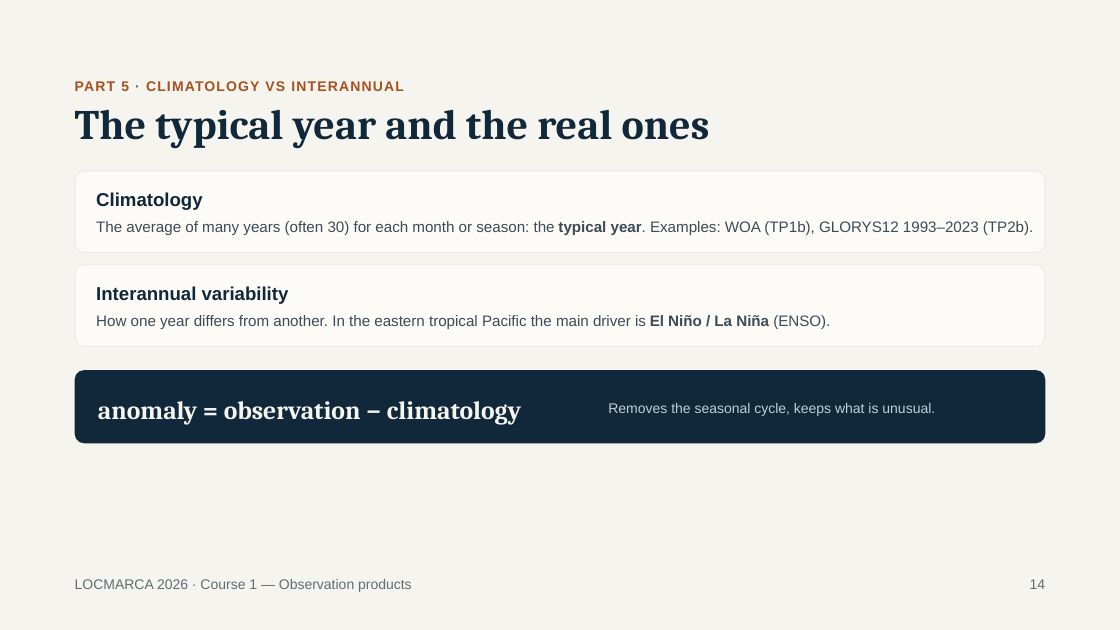
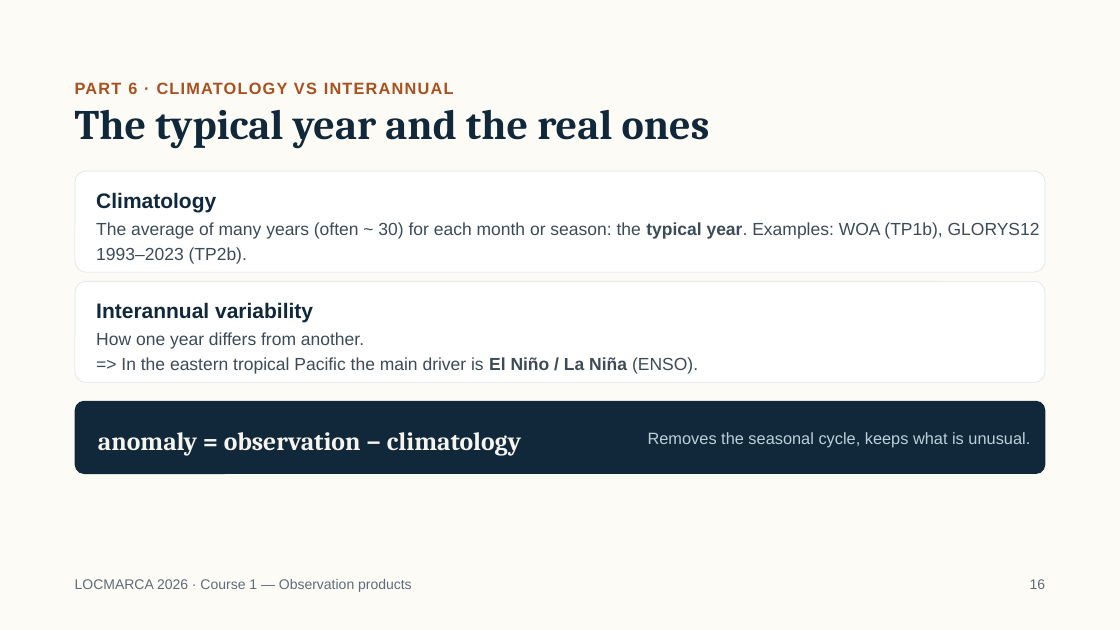
Before and after one commit to gcambon/script-locmarca, a slide deck: slide 18 of Courses/01_course_observation_products.pptx (slide 14 before the commit). Drawn at 1120x630 pixels with LibreOffice and Linux fonts; fonts in the diff are those of the drawing. Boxes give left, top, right and bottom in pixels: in the first picture for what was removed or moved away, otherwise in the second. Text is boxed around its words. In the diff, an @@ line names an element or a change of style, - is before the commit and + after.

```diff
--- a/Courses/01_course_observation_products.pptx
+++ b/Courses/01_course_observation_products.pptx
@@ background #F6F4EE to #FDFBF6 @@
@@ text at box(75, 82, 454, 94): text changed; size 12 to 14 pt @@
-PART 5 · CLIMATOLOGY VS INTERANNUAL
+PART 6 · CLIMATOLOGY VS INTERANNUAL
@@ rounded rectangle: place and size @@
-rounded rectangle at box(75, 171, 1045, 253)
+rounded rectangle at box(75, 171, 1045, 272)
@@ rounded rectangle at box(75, 171, 1045, 272): fill #FCFBF8 to #FFFFFF @@
@@ text "Climatology" at box(96, 192, 216, 213): size 16 to 18 pt; line spacing 19.2pt to 21.6pt @@
@@ text at box(96, 222, 1040, 264): text changed; size 13 to 15 pt @@
-The average of many years (often 30) for each month or season: the typical year. Examples: WOA (TP1b), GLORYS12 1993–2023 (TP2b).
+The average of many years (often ~ 30) for each month or season: the typical year. Examples: WOA (TP1b), GLORYS12 1993–2023 (TP2b).
@@ rounded rectangle at box(75, 281, 1045, 382): fill #FCFBF8 to #FFFFFF @@
@@ rounded rectangle: place and size @@
-rounded rectangle at box(75, 265, 1045, 346)
+rounded rectangle at box(75, 281, 1045, 382)
@@ text "Interannual variability" at box(96, 302, 313, 323): size 16 to 18 pt; line spacing 19.2pt to 21.6pt @@
@@ text "Interannual variability": place and size @@
-text "Interannual variability" at box(96, 286, 289, 304)
+text "Interannual variability" at box(96, 302, 313, 323)
@@ text at box(96, 332, 698, 374): text changed; size 13 to 15 pt @@
-How one year differs from another. In the eastern tropical Pacific the main driver is El Niño / La Niña (ENSO).
+How one year differs from another.
+=> In the eastern tropical Pacific the main driver is El Niño / La Niña (ENSO).
@@ rounded rectangle: place and size @@
-rounded rectangle at box(75, 371, 1046, 444)
+rounded rectangle at box(75, 401, 1046, 474)
@@ text "anomaly = observation − climatology": place and size @@
-text "anomaly = observation − climatology" at box(98, 401, 521, 425)
+text "anomaly = observation − climatology" at box(98, 432, 521, 455)
@@ text "Removes the seasonal cycle, keeps ...": place and size @@
-text "Removes the seasonal cycle, keeps ..." at box(608, 403, 935, 416)
+text "Removes the seasonal cycle, keeps ..." at box(648, 432, 1030, 448)
@@ text "Removes the seasonal cycle, keeps ..." at box(648, 432, 1030, 448): size 12 to 14 pt; line spacing 16.8pt to 17.1pt @@
@@ text at box(1030, 579, 1046, 589): text changed @@
-14
+16
```
Also in this commit, not shown: 19 other slides changed, 5 slides added, 1 slide removed, 3 other files.
